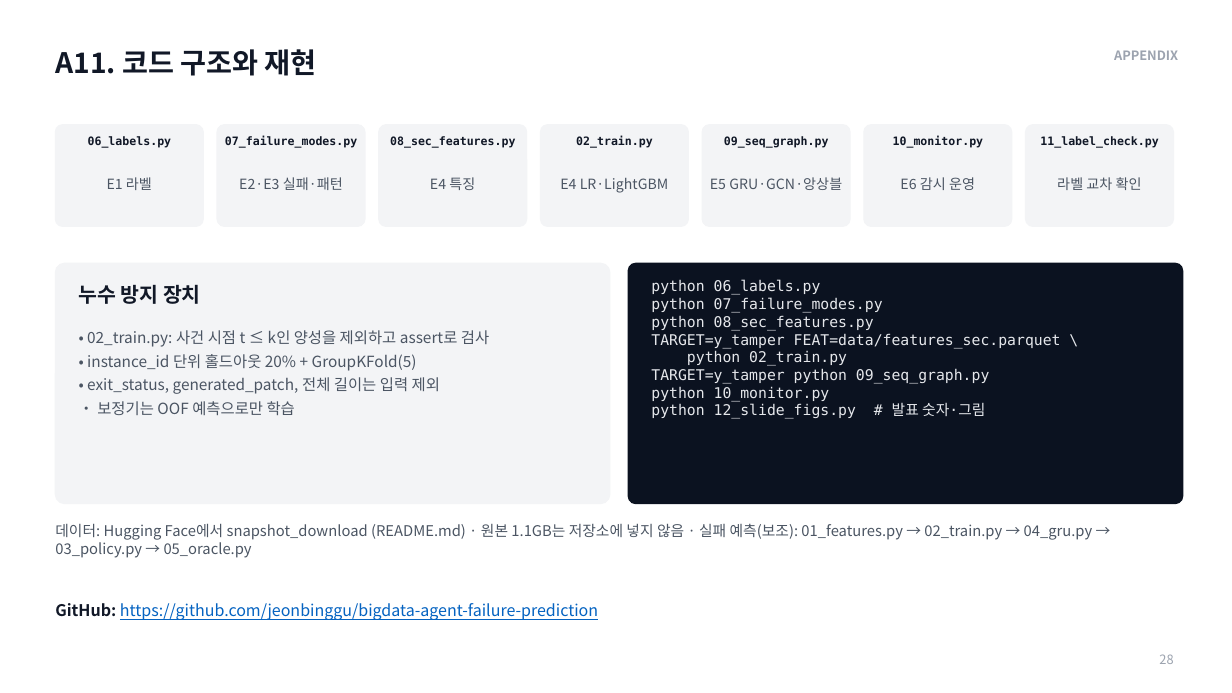
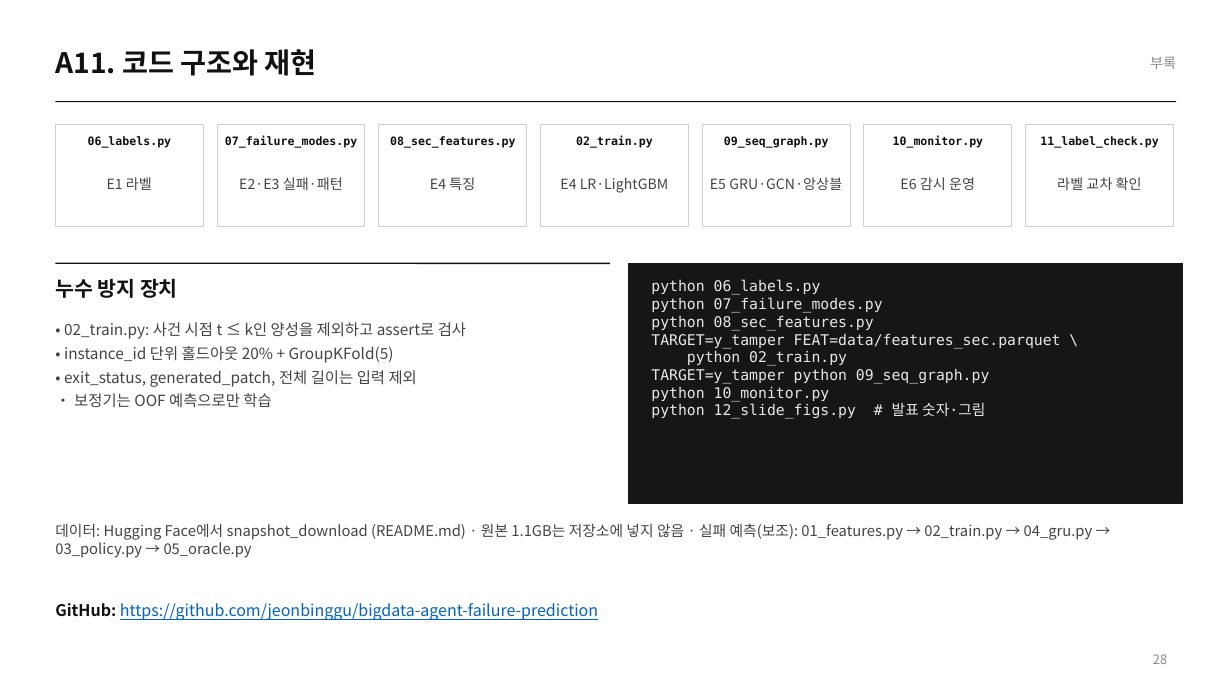
Before and after one commit to jeonbinggu/bigdata-agent-failure-prediction, a slide deck: slide 28 of slides/27팀_발표.pptx. Drawn at 1232x693 pixels with LibreOffice and Linux fonts; fonts in the diff are those of the drawing. Boxes give left, top, right and bottom in pixels: in the first picture for what was removed or moved away, otherwise in the second. Text is boxed around its words. In the diff, an @@ line names an element or a change of style, - is before the commit and + after.

```diff
--- a/slides/27팀_발표.pptx
+++ b/slides/27팀_발표.pptx
@@ text removed at [1114, 50, 1178, 60] @@
-APPENDIX
@@ text added at [1150, 57, 1176, 69], 11 pt, text #8A8A8A @@
+부록
@@ line added from (55, 102) to (1177, 102), #111111 0.75 pt @@
@@ rounded rectangle to rectangle; fill #F3F4F6 to #FFFFFF; outline #F3F4F6 1 pt to #CFCFCF 0.75 pt in 7 elements at [55, 125, 203, 226], [217, 125, 365, 226], [379, 125, 527, 226], [541, 125, 689, 226], [702, 125, 850, 226], [864, 125, 1012, 226], [1026, 125, 1174, 226] @@
@@ rounded rectangle removed at [55, 263, 610, 504] @@
@@ line added from (55, 263) to (610, 263), #111111 1 pt @@
@@ rectangle at [628, 263, 1183, 504]: rounded rectangle to rectangle; fill #0B1220 to #161616; outline #0B1220 1 pt to #161616 1 pt @@
@@ text colour #111827 to #111111 in 9 elements at [55, 49, 317, 76], [88, 136, 172, 148], [225, 136, 357, 148], [390, 136, 515, 148], [576, 136, 653, 148], [724, 136, 829, 148], [893, 136, 984, 148], [1040, 136, 1158, 148], [55, 278, 178, 298] @@
@@ text "누수 방지 장치": place and size @@
-text "누수 방지 장치" at [79, 284, 201, 304]
+text "누수 방지 장치" at [55, 278, 178, 298]
@@ text colour #4B5563 to #444444 in 9 elements at [107, 177, 152, 190], [239, 177, 343, 190], [430, 177, 475, 190], [560, 177, 669, 193], [710, 177, 842, 190], [900, 177, 975, 190], [1057, 177, 1142, 190], [55, 523, 1093, 558], [64, 322, 466, 407] @@
@@ text "• 02_train.py: 사건 시점 t ...": place and size @@
-text "• 02_train.py: 사건 시점 t ..." at [87, 330, 489, 415]
+text "• 02_train.py: 사건 시점 t ..." at [64, 322, 466, 407]
@@ text "GitHub: https://github.com/jeonbinggu/bigdata-agent-failure- ..." at [55, 603, 598, 620]: text colour #111827 to #111111 in "GitHub:" @@
@@ page number at [1153, 654, 1167, 664]: text colour #9CA3AF to #8A8A8A; alignment left to right @@
```
Also in this commit, not shown: 28 other slides changed, 3 other files.
